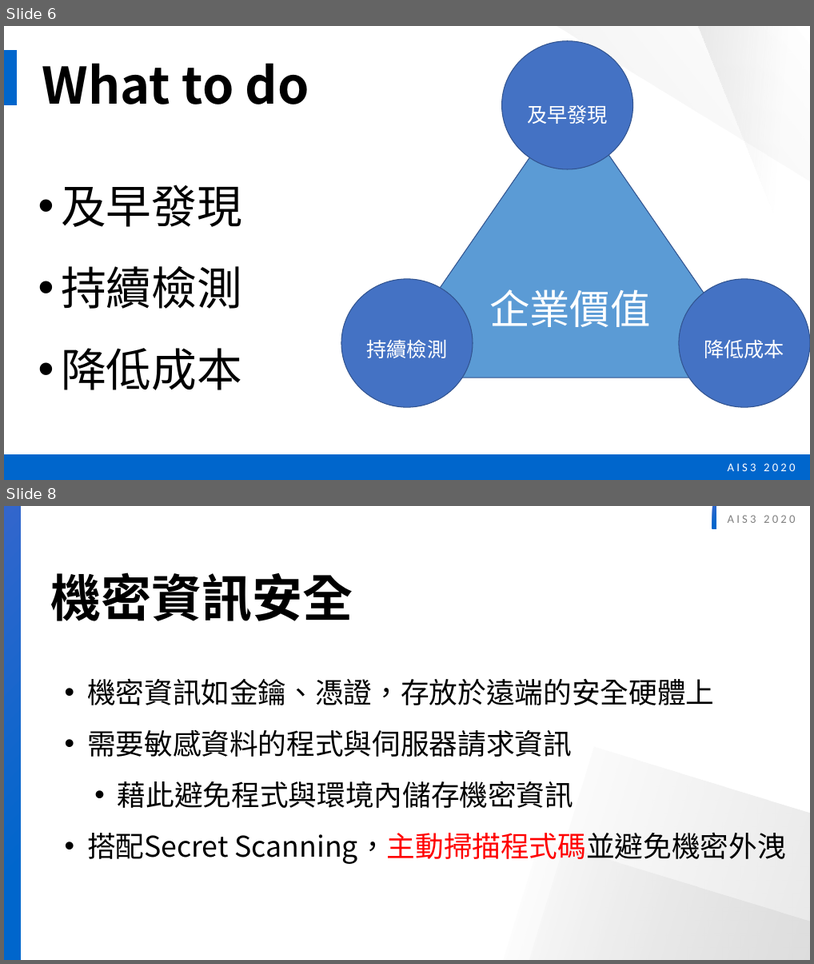
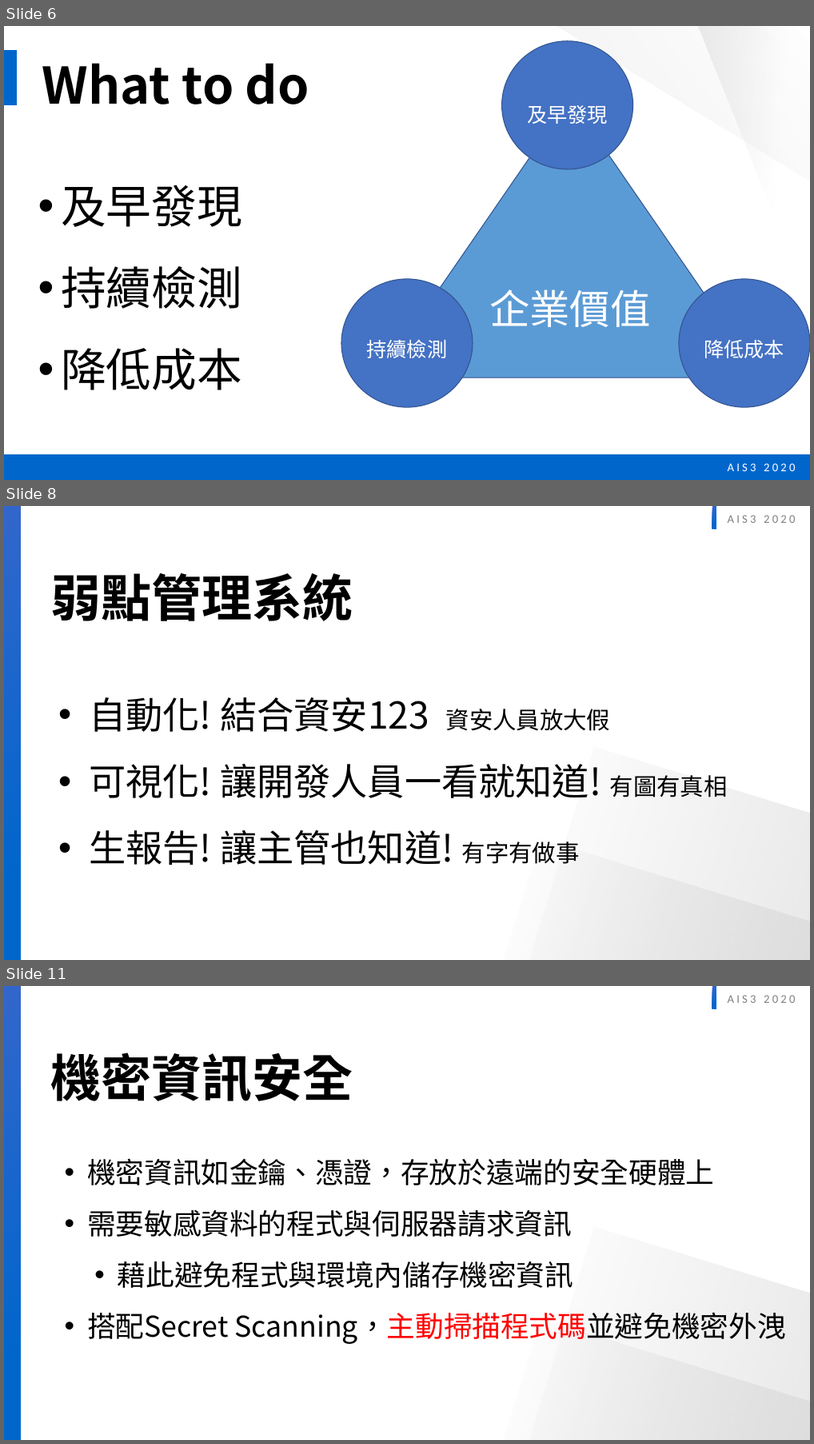
Before and after one commit to twinklestar03/AIS3-Dragon, a slide deck: Slide/AIS3 dragon security .pptx. Shown one above the other, each under a label of ours: slides 6 and 8 before the commit, slides 6, 8 and 11 after it; the slides between them are not shown. The pictures are 814x964 and 814x1444 pixels, drawn with LibreOffice and Linux fonts; fonts in the diff are those of the drawing. Boxes give left, top, right and bottom in pixels: in the first picture for what was removed or moved away, otherwise in the second. Text is boxed around its words. In the diff, an @@ line names an element or a change of style, - is before the commit and + after.

```diff
--- a/Slide/AIS3 dragon security .pptx
+++ b/Slide/AIS3 dragon security .pptx
@@ slide 8 added at <box>4,506,810,960</box>, background #FFFFFF; not listed: 5 template elements that a slide beside it also shows @@
@@ text added at <box>51,573,354,621</box>, 60 pt, text #000000, bold @@
+弱點管理系統
@@ text added at <box>89,697,728,864</box>, 44 pt, text #000000 @@
+• 自動化! 結合資安123 資安人員放大假
+• 可視化! 讓開發人員一看就知道! 有圖有真相
+• 生報告! 讓主管也知道! 有字有做事
@@ what was slide 8 is now slide 11 @@
```
Also in this commit, not shown: 1 slide changed, 2 other slides added.
